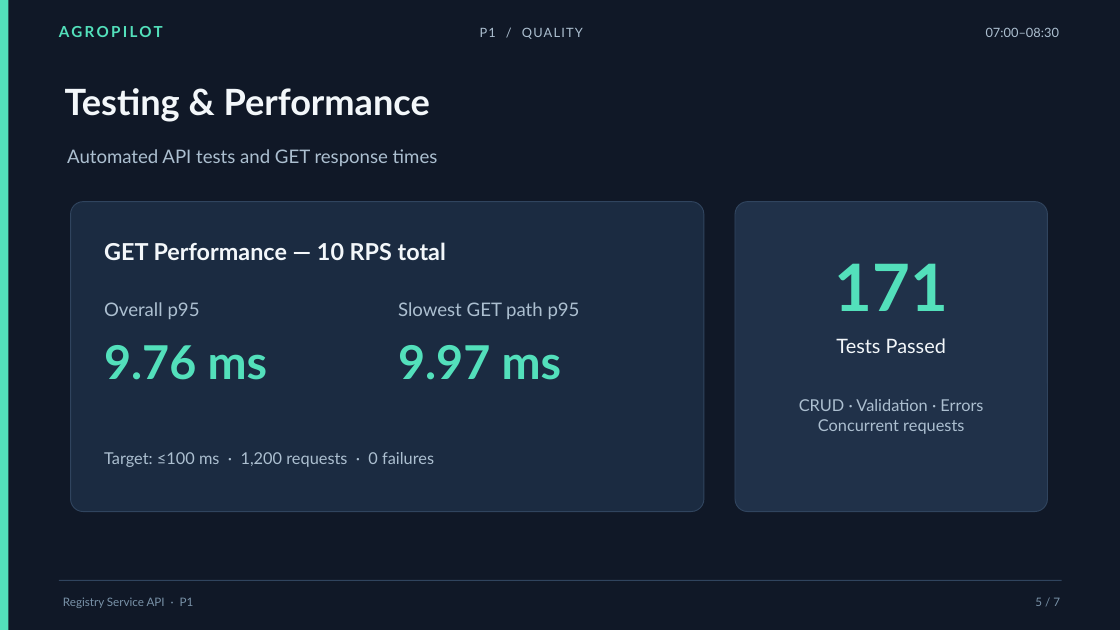
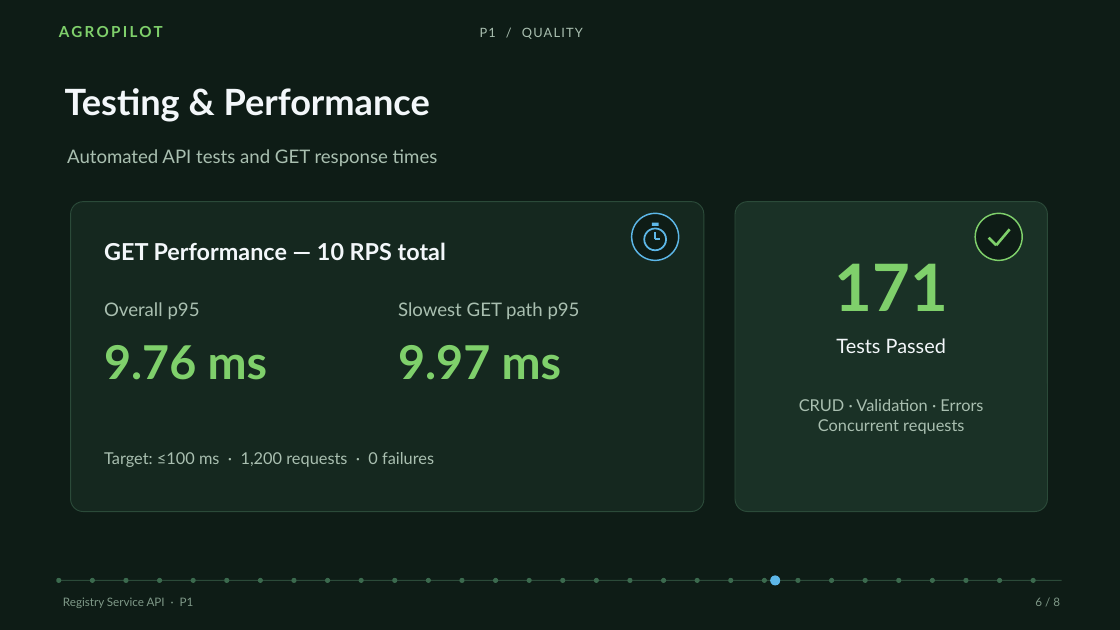
Before and after one commit to NoamKB/ArgoPilot, a slide deck: slide 6 of docs/presentations/p1-slides.pptx (slide 5 before the commit). Drawn at 1120x630 pixels with LibreOffice and Linux fonts; fonts in the diff are those of the drawing. Boxes give left, top, right and bottom in pixels: in the first picture for what was removed or moved away, otherwise in the second. Text is boxed around its words. In the diff, an @@ line names an element or a change of style, - is before the commit and + after.

```diff
--- a/docs/presentations/p1-slides.pptx
+++ b/docs/presentations/p1-slides.pptx
@@ background #101827 to #0E1C16 @@
@@ rectangle removed at (0, 0, 8, 630) @@
@@ text removed at (986, 27, 1059, 37) @@
-07:00–08:30
@@ rounded rectangle at (71, 202, 704, 512): fill #1B2B41 to #15281F; outline #30445E 0.8 pt to #2B4A39 0.8 pt @@
@@ rounded rectangle at (735, 202, 1048, 512): fill #203149 to #1A3126; outline #30445E 0.8 pt to #2B4A39 0.8 pt @@
@@ group added at (632, 213, 679, 260): 2 ellipses, 2 lines, 1 rectangle @@
@@ ellipse added at (975, 213, 1023, 260), fill #0E1C16, outline #7FD06B 1.25 pt @@
@@ line added from (989, 238) to (996, 245), #7FD06B 2.25 pt @@
@@ line added from (996, 245) to (1010, 229), #7FD06B 2.25 pt @@
@@ text colour #53E0BB to #7FD06B in 4 elements at (59, 26, 163, 37), (834, 263, 948, 311), (104, 345, 267, 380), (398, 345, 561, 380) @@
@@ text colour #ACBFD0 to #A9BFB0 in 6 elements at (480, 27, 583, 39), (67, 149, 438, 166), (799, 399, 983, 434), (104, 302, 200, 319), (398, 302, 580, 319), (104, 452, 434, 467) @@
@@ line (59, 581) - (1062, 581): stroke #30445E 0.8 pt to #2B4A39 0.8 pt @@
@@ text "Registry Service API · P1" at (63, 597, 194, 608): text colour #7992A8 to #7F9988 @@
@@ group added at (56, 576, 1036, 586): 31 ellipses @@
@@ text at (1035, 597, 1060, 606): text changed; text colour #7992A8 to #7F9988 @@
-5 / 7
+6 / 8
```
Also in this commit, not shown: 6 other slides changed, 1 slide added, 1 other file.
